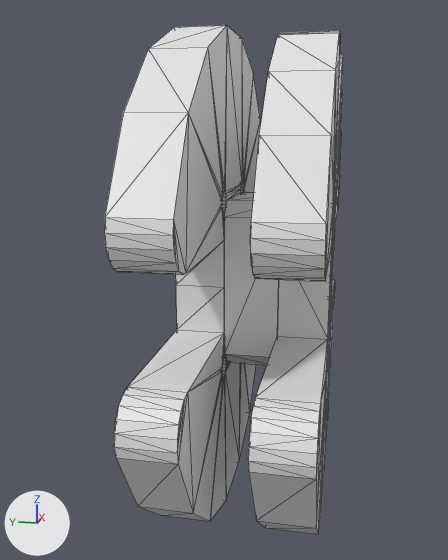
An edit to the OBJ model public/t-shape/coil-winder.obj, drawn before and after from the same camera.
The view is the same before and after, from a 50 mm camera at (-154.3, -40.3, 37.3) aimed at (-2.0, -9.8, -0.8). The axes (+X, +Y, +Z) are drawn at lower left. The lights are the same throughout. Mesh edges are drawn as thin lines. Where no turn or scale is listed for an object, it has been applied to the vertices.

Before the edit, the objects in view are built like this:
```python
me_stator_coilwinder_cheek = bpy.data.meshes.new('Stator_CoilWinder_Cheek')
me_stator_coilwinder_cheek.from_pydata(...)  # 272 vertices, 560 faces; spans x -56.2..56.2, y -12.0..0.0, z -59.1..59.1
me_stator_coilwinder_cheek_notch = bpy.data.meshes.new('Stator_CoilWinder_Cheek_Notch')
me_stator_coilwinder_cheek_notch.from_pydata(...)  # 302 vertices, 620 faces; spans x -56.2..56.2, y -37.0..-25.0, z -59.1..55.8
me_stator_coilwinder_spacer = bpy.data.meshes.new('Stator_CoilWinder_Spacer')
me_stator_coilwinder_spacer.from_pydata(...)  # 52 vertices, 104 faces; spans x -12.5..12.5, y -25.0..-12.0, z -20.5..20.5
ob_stator_coilwinder_cheek = bpy.data.objects.new('Stator_CoilWinder_Cheek', me_stator_coilwinder_cheek)
ob_stator_coilwinder_cheek.location = (0.0, 0.0, 0.0)
ob_stator_coilwinder_cheek_notch = bpy.data.objects.new('Stator_CoilWinder_Cheek_Notch', me_stator_coilwinder_cheek_notch)
ob_stator_coilwinder_cheek_notch.location = (0.0, 0.0, 0.0)
ob_stator_coilwinder_spacer = bpy.data.objects.new('Stator_CoilWinder_Spacer', me_stator_coilwinder_spacer)
ob_stator_coilwinder_spacer.location = (0.0, 0.0, 0.0)
```
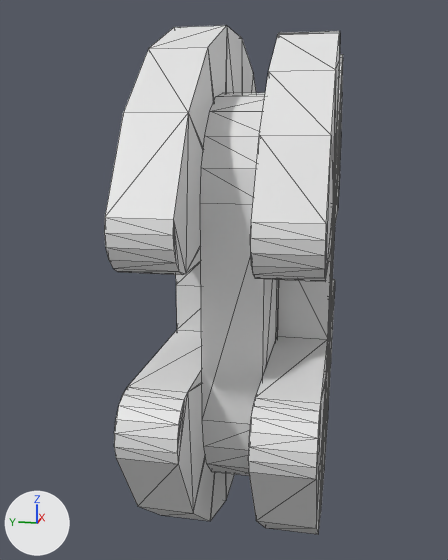
Changed parts and their boxes (x1, y1, x2, y2) in the pictures (448 x 560 px):
'Stator_Coil', added: after (200, 93, 277, 476)
'Stator_CoilWinder_Spacer', unchanged, covered by the edit: before (224, 193, 279, 365); after (275, 279, 279, 342)

The change, as a list of edits to the scene's bpy script:
```text
Add me_stator_coil:
    me_stator_coil.from_pydata(...)  # 96 vertices, 192 faces; spans x -36.5..36.5, y -24.8..-12.0, z -44.5..44.5
Add ob_stator_coil:
    ob_stator_coil = bpy.data.objects.new('Stator_Coil', me_stator_coil)
    ob_stator_coil.location = (0.0, 0.0, 0.0)
```
